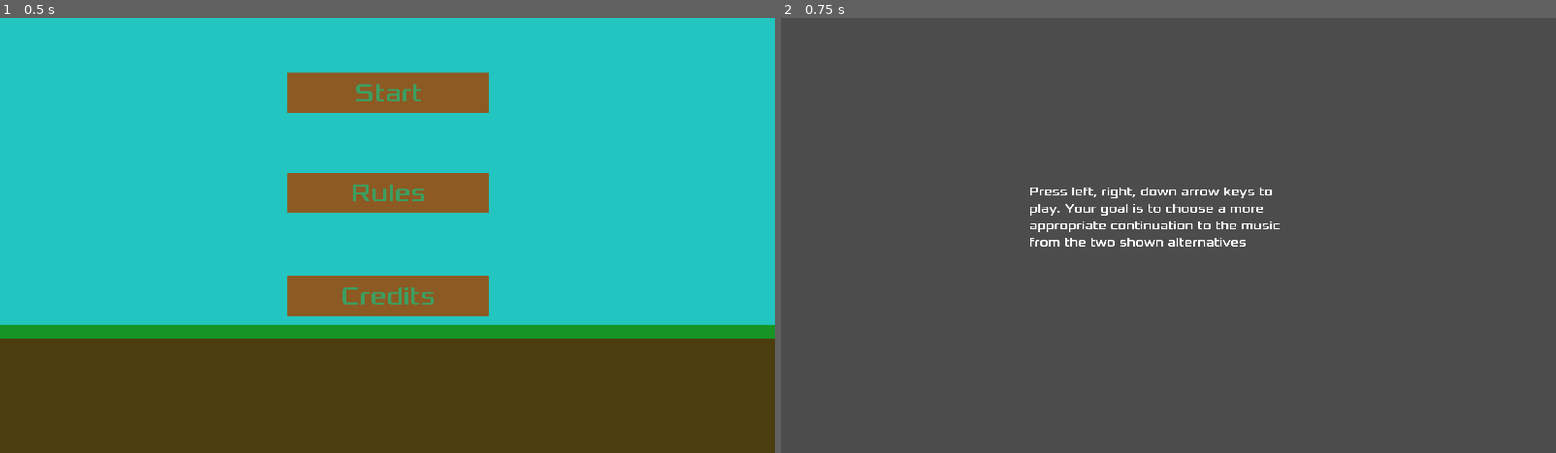
Above: before the commit, frames 1-2 (left to right).
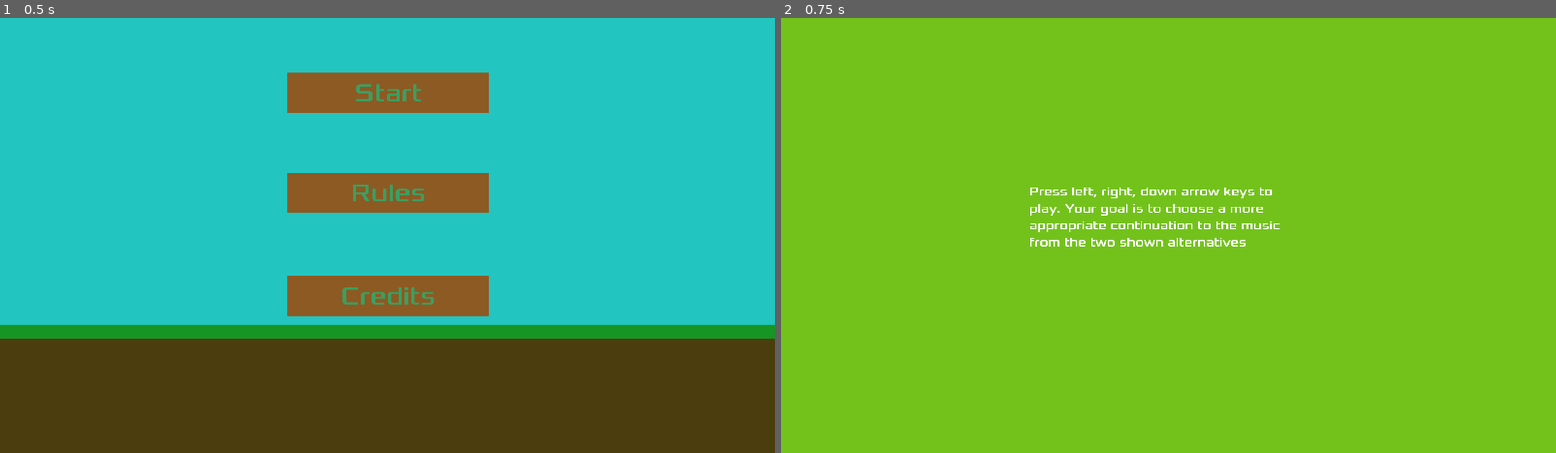
Above: after the commit, the same moments.

Repository: JonasAAA/GGJ2023
Game: Godot game, scene res://MainMenu.tscn
Two runs of this game, one before a commit and one after it. Both use one fixed random seed, a clock stepped at 60 frames per second and the inputs below.
Inputs:
- Up to frame 1 (0.5 s): no input
- Up to frame 2 (0.75 s): click "Rules" at 0.5 s

Frame 1 is identical in both runs. In frame 2, 99% of the frame differs, in the area x 0-100%, y 0-100%.

Commit message:
All menus colors

Diff:
--- a/Credits.tscn
+++ b/Credits.tscn
@@ -7,6 +7,11 @@
 font_data = ExtResource( 1 )
 
 [node name="Credits" type="CanvasLayer"]
+
+[node name="ColorRect" type="ColorRect" parent="."]
+margin_right = 1920.0
+margin_bottom = 1080.0
+color = Color( 0.12549, 0.592157, 0.572549, 1 )
 
 [node name="Label" type="Label" parent="."]
 anchor_left = 0.5
--- a/LevelSelect.tscn
+++ b/LevelSelect.tscn
@@ -4,3 +4,8 @@
 
 [node name="LevelSelect" type="CanvasLayer"]
 script = ExtResource( 1 )
+
+[node name="ColorRect" type="ColorRect" parent="."]
+margin_right = 1920.0
+margin_bottom = 1080.0
+color = Color( 0.14902, 0.364706, 0.592157, 1 )
--- a/LevelSelectButton.tscn
+++ b/LevelSelectButton.tscn
@@ -1,6 +1,25 @@
-[gd_scene load_steps=3 format=2]
+[gd_scene load_steps=7 format=2]
 
 [ext_resource path="res://fonts/Xolonium-Regular.ttf" type="DynamicFontData" id=1]
+
+[sub_resource type="StyleBoxFlat" id=3]
+bg_color = Color( 0.756863, 0.501961, 0.227451, 1 )
+
+[sub_resource type="StyleBoxFlat" id=4]
+bg_color = Color( 0.556863, 0.356863, 0.141176, 1 )
+
+[sub_resource type="StyleBoxFlat" id=5]
+bg_color = Color( 0.843137, 0.537255, 0.203922, 1 )
+
+[sub_resource type="Theme" id=2]
+Button/colors/font_color = Color( 0.239216, 0.627451, 0.384314, 1 )
+Button/colors/font_color_disabled = Color( 0.12549, 0.521569, 0.329412, 0.2 )
+Button/colors/font_color_focus = Color( 0.203922, 0.552941, 0.513726, 1 )
+Button/colors/font_color_hover = Color( 0.0941176, 0.819608, 0.341176, 1 )
+Button/colors/font_color_pressed = Color( 0.0941176, 0.819608, 0.341176, 1 )
+Button/styles/hover = SubResource( 3 )
+Button/styles/normal = SubResource( 4 )
+Button/styles/pressed = SubResource( 5 )
 
 [sub_resource type="DynamicFont" id=1]
 size = 64
@@ -12,5 +31,6 @@
 margin_right = 60.0
 margin_bottom = 50.0
 rect_pivot_offset = Vector2( 60, 50 )
+theme = SubResource( 2 )
 custom_fonts/font = SubResource( 1 )
 text = "01"
--- a/Rules.tscn
+++ b/Rules.tscn
@@ -7,6 +7,11 @@
 font_data = ExtResource( 1 )
 
 [node name="Rules" type="CanvasLayer"]
+
+[node name="ColorRect" type="ColorRect" parent="."]
+margin_right = 1920.0
+margin_bottom = 1080.0
+color = Color( 0.454902, 0.764706, 0.113725, 1 )
 
 [node name="Label" type="Label" parent="."]
 anchor_left = 0.5
